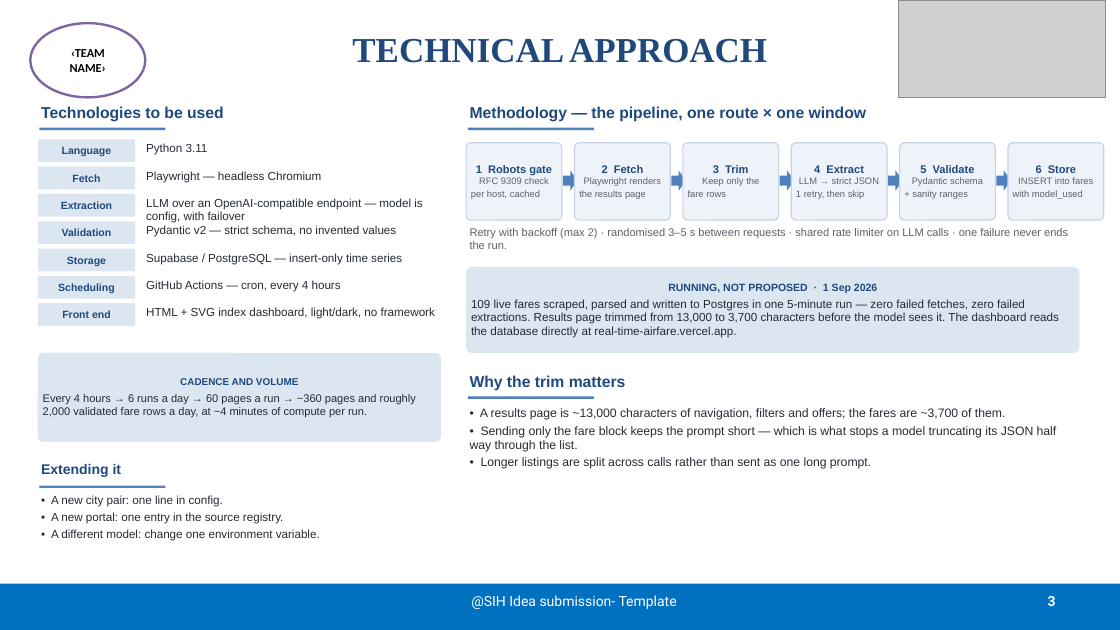
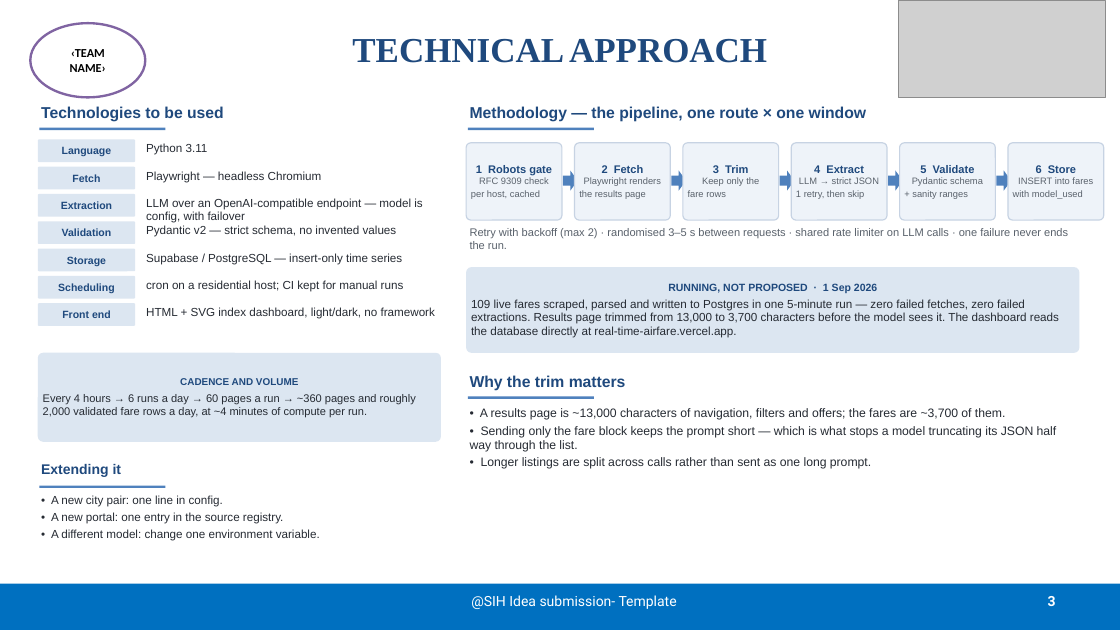
Before and after one commit to BradCage-afk/sih-2026-airfare-index, a slide deck: slide 3 of SIH26056-Idea-Presentation.pptx. Drawn at 1120x630 pixels with LibreOffice and Linux fonts; fonts in the diff are those of the drawing; grey boxes stand for pictures. Boxes give left, top, right and bottom in pixels: in the first picture for what was removed or moved away, otherwise in the second. Text is boxed around its words. In the diff, an @@ line names an element or a change of style, - is before the commit and + after.

```diff
--- a/SIH26056-Idea-Presentation.pptx
+++ b/SIH26056-Idea-Presentation.pptx
@@ text at (x1=146, y1=280, x2=404, y2=292): text changed @@
-GitHub Actions — cron, every 4 hours
+cron on a residential host; CI kept for manual runs
```
Also in this commit, not shown: 1 other slide changed, 7 other files.
